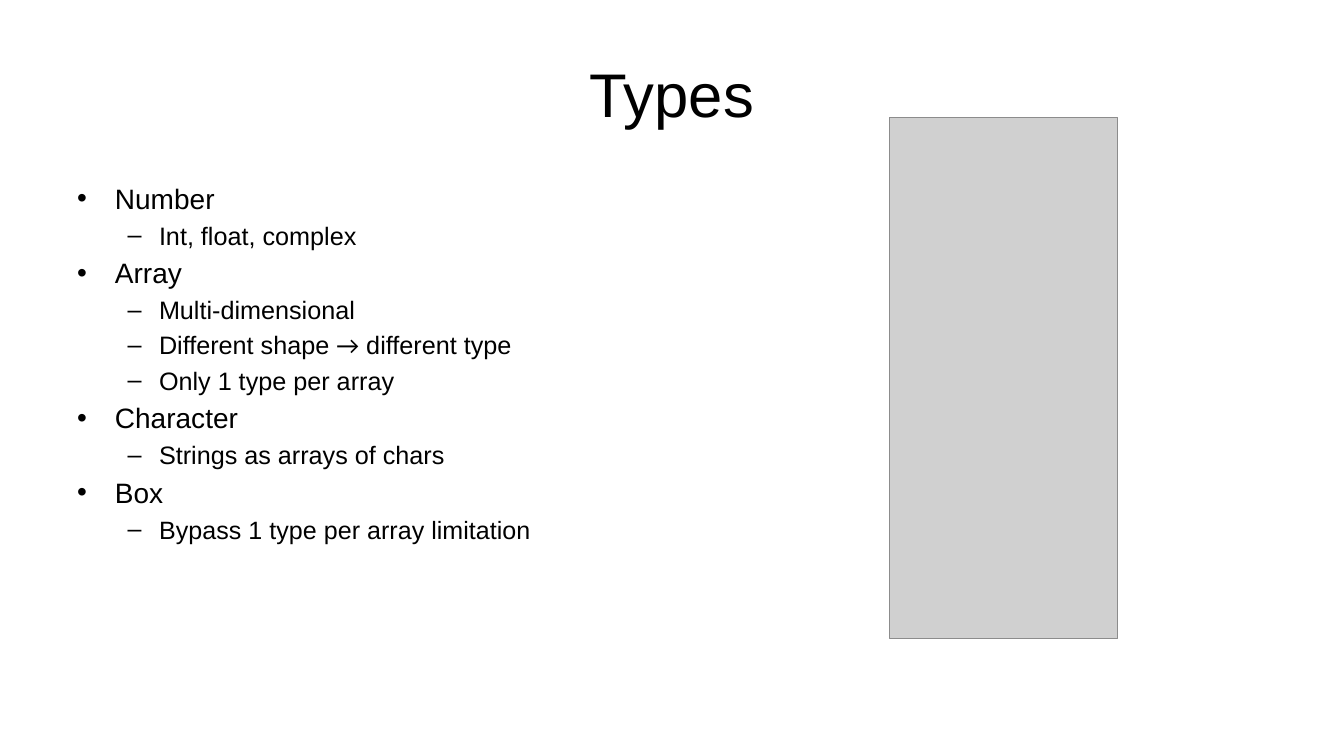
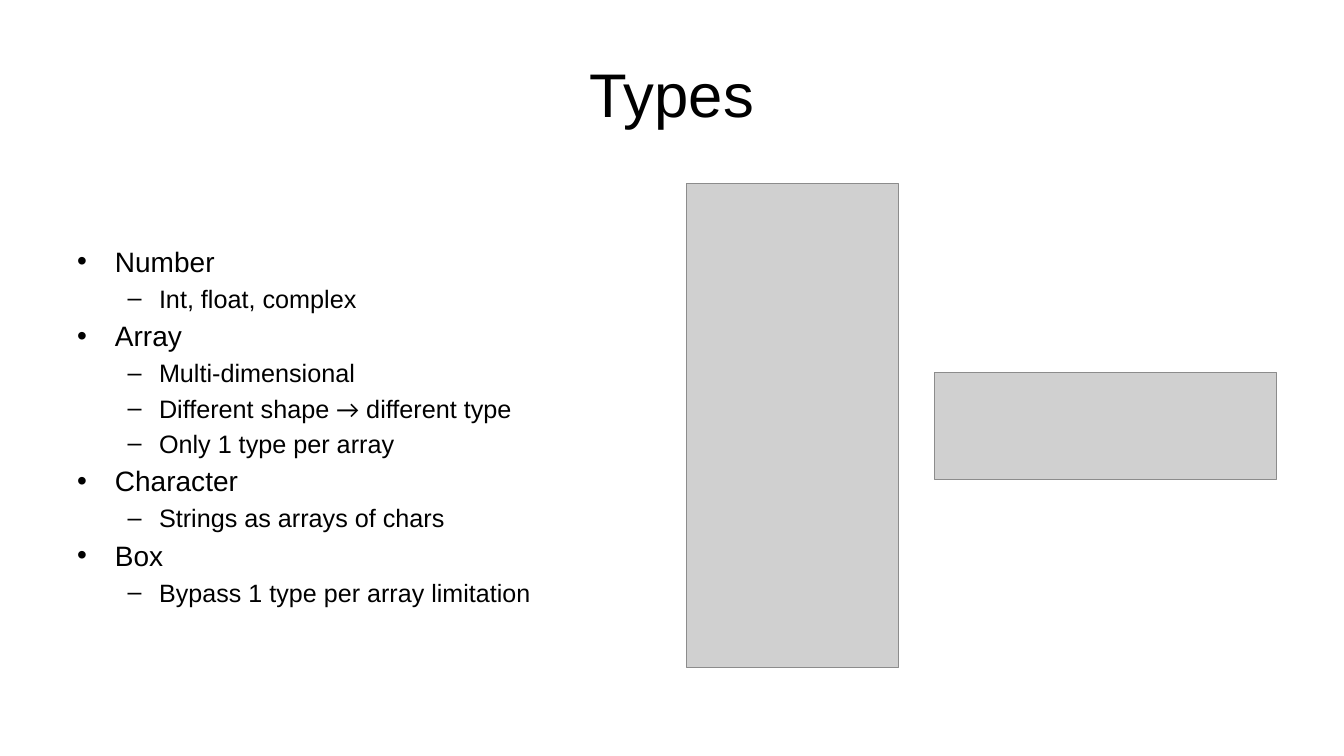
Before and after one commit to IEscher/PLM_uiua, a slide deck: slide 6 of documents/Presentation.pptx (slide 5 before the commit). Drawn at 1344x756 pixels with LibreOffice and Linux fonts; fonts in the diff are those of the drawing; grey boxes stand for pictures. Boxes give left, top, right and bottom in pixels: in the first picture for what was removed or moved away, otherwise in the second. Text is boxed around its words. In the diff, an @@ line names an element or a change of style, - is before the commit and + after.

```diff
--- a/documents/Presentation.pptx
+++ b/documents/Presentation.pptx
@@ text "Number" at (115,251,530,608): vertical alignment top to middle @@
@@ picture: place and size @@
-picture at (890,117,1118,638)
+picture at (687,184,898,667)
@@ picture added at (935,372,1277,479) @@
```
Also in this commit, not shown: 4 other slides changed, 1 slide added, 9 other files.
